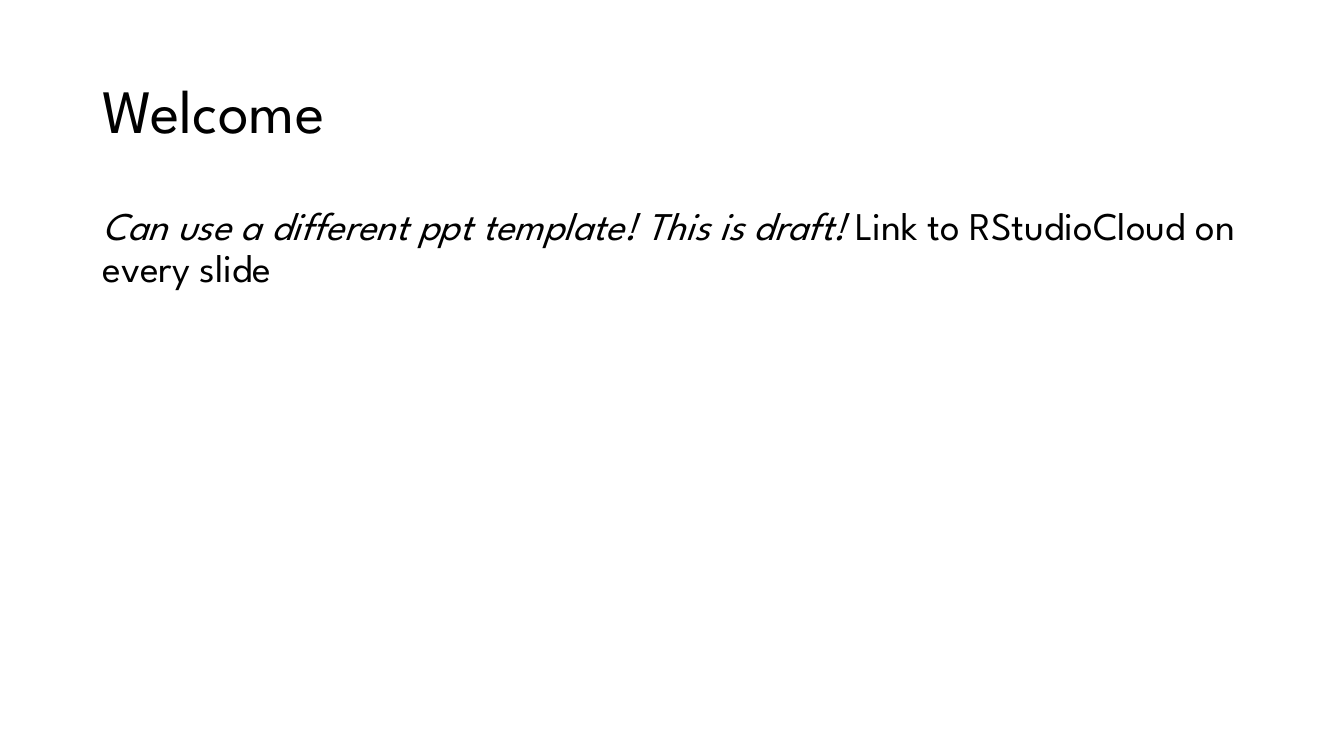
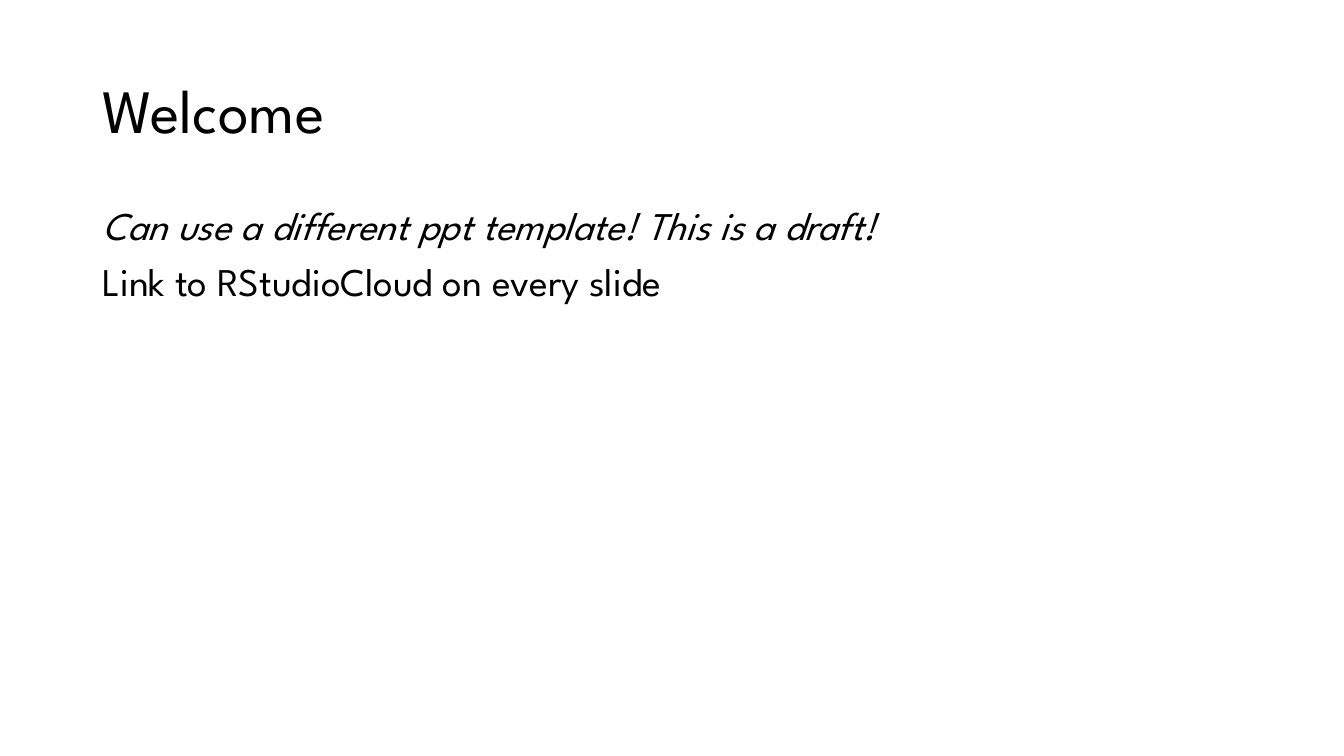
Before and after one commit to awalsh17/datacleaning_workshop, a slide deck: slide 2 of slides/0_workshop_opening.pptx. Drawn at 1344x756 pixels with LibreOffice and Linux fonts; fonts in the diff are those of the drawing; background and template pictures are left out. Boxes give left, top, right and bottom in pixels: in the first picture for what was removed or moved away, otherwise in the second. Text is boxed around its words. In the diff, an @@ line names an element or a change of style, - is before the commit and + after.

```diff
--- a/slides/0_workshop_opening.pptx
+++ b/slides/0_workshop_opening.pptx
@@ text at [102, 212, 876, 304]: text changed @@
-Can use a different ppt template! This is draft! Link to RStudioCloud on every slide
+Can use a different ppt template! This is a draft!
+Link to RStudioCloud on every slide
```
Also in this commit, not shown: 4 other slides changed, 2 slides added, 3 slides removed, 9 other files.
